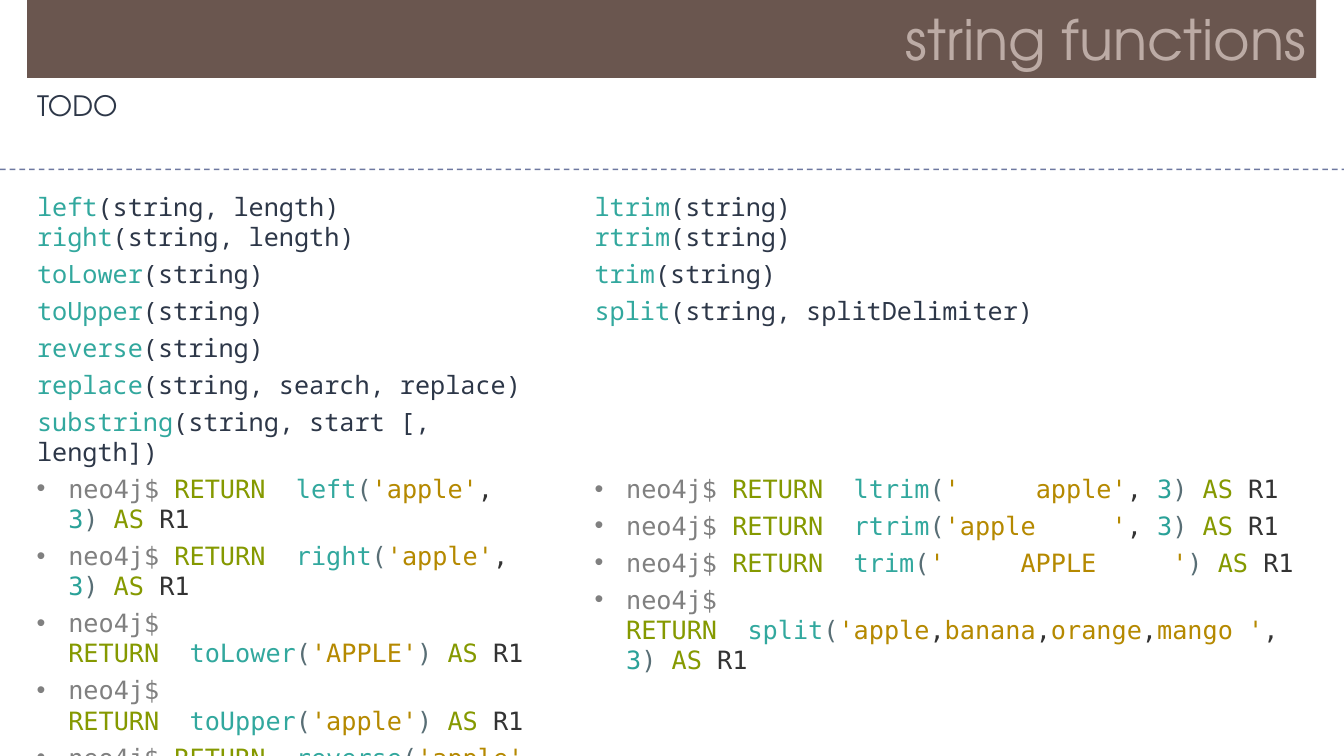
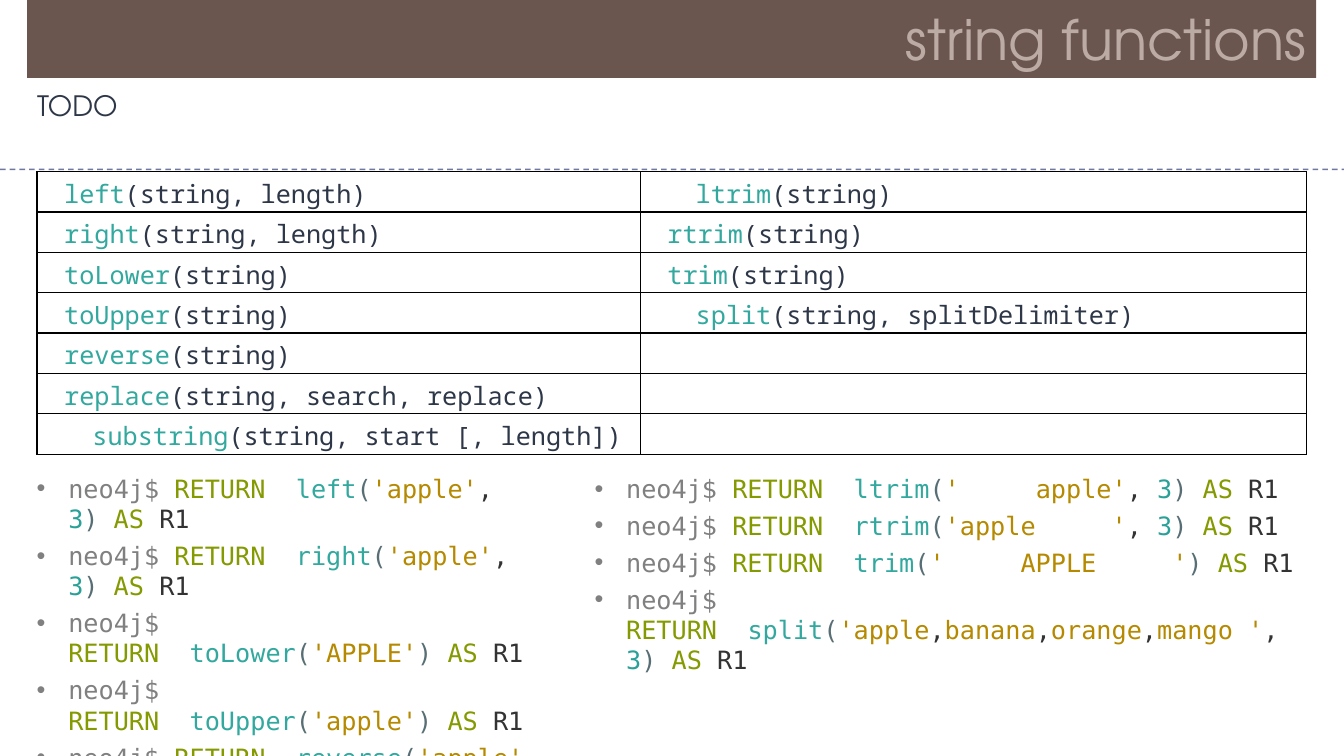
Before and after one commit to Saleel-Bagde/PPT-s, a slide deck: slide 25 of Neo4j.pptx. Drawn at 1344x756 pixels with LibreOffice and Linux fonts; fonts in the diff are those of the drawing. Boxes give left, top, right and bottom in pixels: in the first picture for what was removed or moved away, otherwise in the second. Text is boxed around its words. In the diff, an @@ line names an element or a change of style, - is before the commit and + after.

```diff
--- a/Neo4j.pptx
+++ b/Neo4j.pptx
@@ table added at box(37, 171, 1307, 455), 7 rows, 2 columns @@
+left(string, length) | ltrim(string)
+right(string, length) | rtrim(string)
+toLower(string) | trim(string)
+toUpper(string) | split(string, splitDelimiter)
+reverse(string) | 
+replace(string, search, replace) | 
+substring(string, start [, length]) | 
@@ text removed at box(37, 196, 521, 467) @@
-left(string, length)
-right(string, length)
-toLower(string)
-toUpper(string)
-reverse(string)
-replace(string, search, replace)
-substring(string, start [, length])
@@ text removed at box(595, 197, 1033, 326) @@
-ltrim(string)
-rtrim(string)
-trim(string)
-split(string, splitDelimiter)
```
Also in this commit, not shown: 10 other slides changed.
